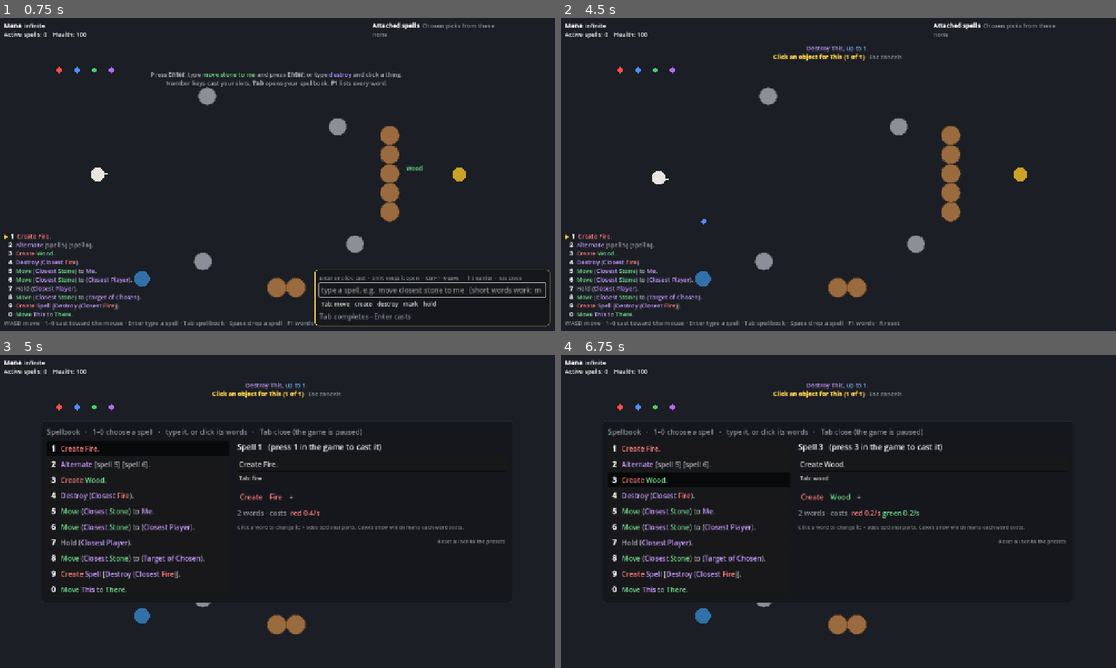
Above: before the commit, frames 1-4 (two rows, left to right).
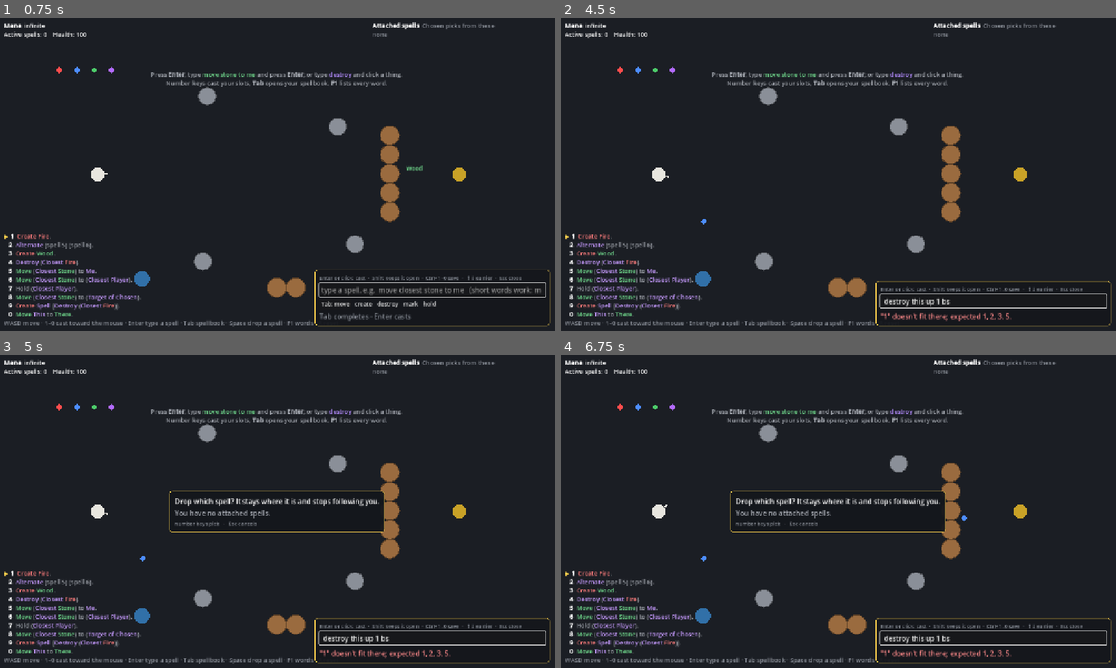
Above: after the commit, the same moments.

Repository: oscarjocque/spellcraft-prototype
Game: Godot game, scene res://scenes/main.tscn
The game is run twice, just before and just after one commit, with the same random seed, the same clock (stepped at 60 frames per second) and the same inputs.
Inputs (mouse positions are in pixels of both pictures, inside the frame that each line leads up to):
- Up to frame 1 (0.75 s): tap B at 0.5 s; move the mouse to (399, 158) at 0.52 s; hold D (move_right) from 0.53 s (still down); tap Enter at 0.6 s; click (399, 158) at 0.67 s
- Up to frame 2 (4.5 s): tap Space at 0.77 s; tap Keypad Enter at 0.8, 4.35 s; release D (move_right) at 1.25 s; click "destroy" at 1.25 s; click "this" at 2 s; click "Tab: up" at 2.75 s; click "Tab: 1" at 3.5 s; tap B at 4.25 s; move the mouse to (727, 190) at 4.27 s; hold S (move_down) from 4.28 s (still down); click (727, 190) at 4.42 s
- Up to frame 3 (5 s): keep holding S (move_down); tap Space at 4.52 s; tap Tab at 4.55 s
- Up to frame 4 (6.75 s): release S (move_down) at 5 s; click (699, 448) at 5 s, where only the run before the commit has a clickable "[b]1[/b] [color=#ff7d7d]Creat…"; click (699, 464) at 5.75 s, where only the run before the commit has a clickable "[b]2[/b] [color=#c79bff]Alter…"; click (699, 480) at 6.5 s, where only the run before the commit has a clickable "[b]3[/b] [color=#ff7d7d]Creat…"

Frame 1 is identical in both runs. In frame 2, 2.5% of the frame differs, in the area x 16-100%, y 8-99%; in frame 3, 12%; in frame 4, 12%, in the area x 0-100%, y 1-99%.

Commit message:
Enter twice repeats a spell; pick prompts by the cursor
- Enter on an empty quick bar casts the last typed spell again, and the
  empty bar says which.
- While picking This or There, the prompt also shows beside the mouse; a
  right click cancels like Esc. The tooltip stays on screen.
- The word sheet is opaque and a little shorter.
- Tests run on the first frame, once the tree is up, so UI nodes get their
  _ready; a test covers the quick bar's click and repeat.

Co-Authored-By: Claude Opus 5.5 <noreply@anthropic.com>
Claude-Session: https://claude.ai/code/session_013jfXwMwWtv4oDjb8vuFPPJ

Diff:
--- a/scripts/main.gd
+++ b/scripts/main.gd
@@ -85,6 +85,9 @@
 	hud.visible_parts(not editor.visible)
 	var under := sim.object_at(view.get_global_mouse_position())
 	var tip := "" if editor.visible or under == null else _describe(under)
+	if _picking() in ["this", "there"]:  # where the eyes are: by the mouse
+		tip = "[color=#ffd34d][b]%s?[/b] click %s · Esc cancels[/color]\n%s" % [_picking().capitalize(),
+				"a place" if _picking() == "there" else "a thing", tip]
 	hud.tooltip(tip, view.get_global_mouse_position())
 
 
@@ -157,7 +160,7 @@
 		return ""
 	var nouns: Array = _casting["nouns"]
 	return "%s\n[b][color=#ffd34d]Click %s for %s (%d of %d)[/color][/b] [color=#8a8f98]· Esc cancels[/color]" % [
-		SpellText.bbcode(_casting["ast"]), "an object" if what == "this" else "a place",
+		SpellText.bbcode(_casting["ast"]), "a thing" if what == "this" else "a place",
 		what.capitalize(), _casting["index"] + 1, nouns.size()]
 
 
@@ -249,9 +252,11 @@
 			_reset()
 
 
-## While picking This or There: a click picks, Esc cancels the cast.
+## While picking This or There: a click picks, Esc or a right click cancels
+## the cast.
 func _handle_world_pick(event: InputEvent) -> void:
-	if event is InputEventKey and event.pressed and event.keycode == KEY_ESCAPE:
+	if event is InputEventKey and event.pressed and event.keycode == KEY_ESCAPE \
+			or event is InputEventMouseButton and event.pressed and event.button_index == MOUSE_BUTTON_RIGHT:
 		_cancel_cast()
 	elif event is InputEventMouseButton and event.pressed and event.button_index == MOUSE_BUTTON_LEFT:
 		var at := view.get_global_mouse_position()
--- a/scripts/ui/hud.gd
+++ b/scripts/ui/hud.gd
@@ -89,7 +89,9 @@
 ## Shows `bbcode` by the mouse at `at`, or nothing if it's "".
 func tooltip(bbcode: String, at: Vector2) -> void:
 	_show_text(_tip, bbcode)
-	_tip.position = at + Vector2(16, 12)
+	# Beside the mouse, kept on screen.
+	var screen := _tip.get_viewport_rect().size
+	_tip.position = (at + Vector2(16, 12)).min(screen - Vector2(_tip.get_content_width(), _tip.get_content_height()) - Vector2(8, 8))
 
 
 ## Hides the first-run hint (once the player has cast something).
--- a/scripts/ui/quick_cast.gd
+++ b/scripts/ui/quick_cast.gd
@@ -1,8 +1,9 @@
 class_name QuickCast
 extends PanelContainer
 ## The quick-cast bar: Enter opens it, type a spell, Enter casts it toward the
-## mouse (or click where to cast it). Ctrl+1–0 saves it to that slot instead,
-## Up/Down go through spells typed before, Esc closes.
+## mouse (or click where to cast it). Enter on an empty bar casts the last one
+## again. Ctrl+1–0 saves it to that slot instead, Up/Down go through spells
+## typed before, Esc closes.
 
 signal cast(ast: Dictionary)
 signal saved(slot: int, ast: Dictionary)
@@ -49,6 +50,8 @@
 func open() -> void:
 	input.set_text("")
 	_history_at = _history.size()
+	if not _history.is_empty():
+		input.field.placeholder_text = "Enter: %s again   ·   ↑ earlier spells" % _history.back()
 	show()
 	move_to_front()
 	_place()
@@ -100,6 +103,11 @@
 	var key: int = event.keycode
 	if key == KEY_ESCAPE:
 		close()
+	elif (key == KEY_ENTER or key == KEY_KP_ENTER) and input.field.text.strip_edges() == "":
+		if not _history.is_empty():  # Enter on an empty bar: the last spell again
+			input.set_text(_history.back())
+			if input.result.has("ast"):
+				_cast_typed(input.result["ast"], false)
 	elif key == KEY_UP or key == KEY_DOWN:
 		if _history.is_empty():
 			return
--- a/scripts/ui/word_sheet.gd
+++ b/scripts/ui/word_sheet.gd
@@ -16,7 +16,7 @@
 	["Extras", ["within", "from", "at", "up_to"], "within 3 m (of …)  ·  to …  ·  Create … at …  ·  …, up to 2"],
 ]
 const EXAMPLES := [
-	"mo st me", "mo st", "de", "destroy all fires within 3 of here", "create fire at there",
+	"mo st", "de", "destroy all fires within 3 of here", "create fire at there",
 	"move this to there", "mark all moving stones, up to 2", "closest player",
 	"move stone to target of chosen", "create spell [destroy fire]", "alternate 5 6", "mvoe stoen to me",
 ]
@@ -26,7 +26,7 @@
 
 func _ready() -> void:
 	var style := StyleBoxFlat.new()
-	style.bg_color = Color(0.08, 0.09, 0.11, 0.97)
+	style.bg_color = Color(0.08, 0.09, 0.11)
 	style.border_color = Color("2c3038")
 	style.set_border_width_all(1)
 	style.set_content_margin_all(14)
--- a/tests/test_spells.gd
+++ b/tests/test_spells.gd
@@ -3,10 +3,19 @@
 ##   godot --headless --path . --script res://tests/test_spells.gd
 
 var _failures := 0
-
-
-func _init() -> void:
-	# Every test_ function, in the order they're written.
+var _ran := false
+
+
+func _process(_delta: float) -> bool:
+	# On the first frame, once the tree is up, so UI nodes get their _ready.
+	if not _ran:
+		_ran = true
+		_run()
+	return false
+
+
+## Every test_ function, in the order they're written.
+func _run() -> void:
 	var tests: Array[String] = []
 	for m in get_script().get_script_method_list():
 		if m["name"].begins_with("test_") and not m["name"] in tests:
@@ -1209,3 +1218,23 @@
 	for o in sim.objects:
 		state += "%d %s %s %.3f|" % [o.id, o.material, o.pos, o.health]
 	return state
+
+
+func test_quick_cast_keys() -> void:
+	var quick := QuickCast.new()
+	root.add_child(quick)
+	var cast := []
+	quick.cast.connect(func(ast: Dictionary) -> void: cast.append(ast))
+	quick.open()
+	quick.input.set_text("de")
+	quick.submit()
+	check(cast == [{"verb": "destroy", "what": {"ref": "this"}}] and not quick.visible,
+		"A click casts what's typed and closes the bar")
+	quick.open()
+	check(quick.input.field.placeholder_text.contains("de"), "The empty bar offers the last spell")
+	var enter := InputEventKey.new()
+	enter.keycode = KEY_ENTER
+	enter.pressed = true
+	quick._on_key(enter)
+	check(cast.size() == 2 and cast[1] == cast[0], "Enter on the empty bar casts the last spell again")
+	quick.free()
Not shown, changed: README.md
